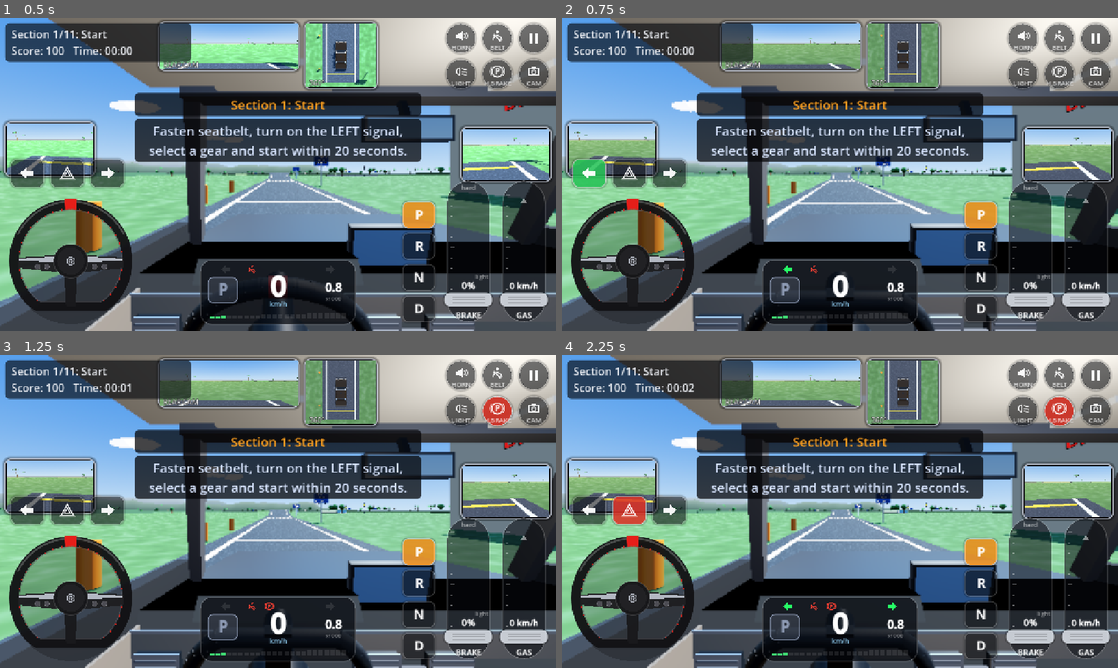
Above: before the commit, frames 1-4 (two rows, left to right).
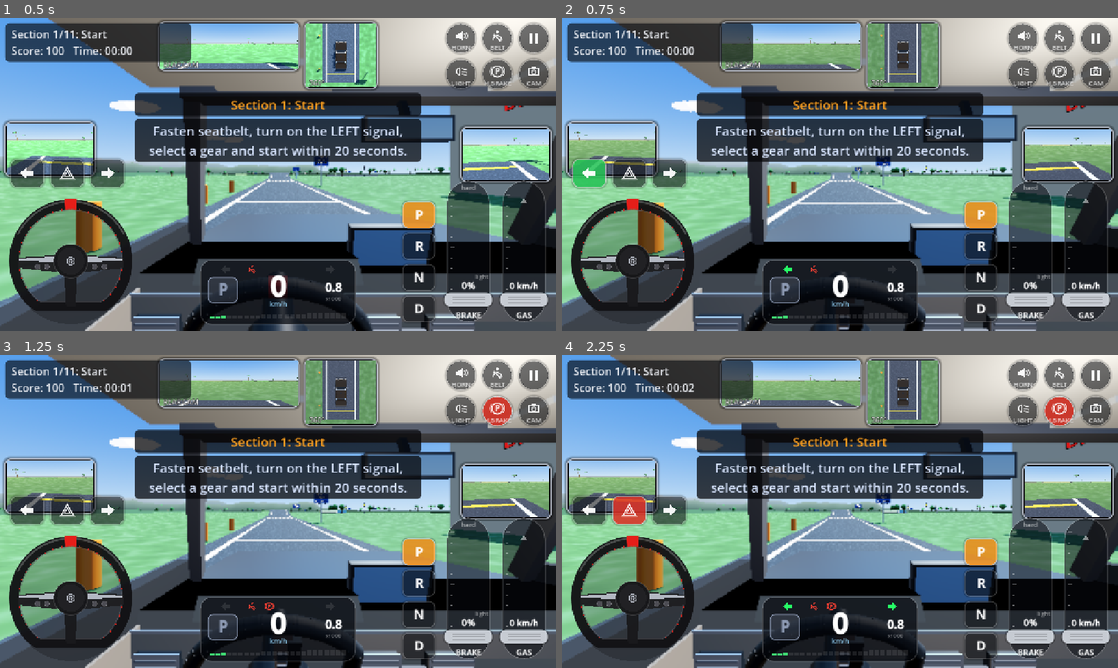
Above: after the commit, the same moments.

Repository: trananhphongtb-dot/laixe3d
Game: Godot game, scene res://scenes/drive.tscn
The game is run twice, just before and just after one commit, with the same random seed, the same clock (stepped at 60 frames per second) and the same inputs. This scene is started directly instead of the project's main scene.
Inputs (mouse positions are in pixels of both pictures, inside the frame that each line leads up to):
- Up to frame 1 (0.5 s): no input
- Up to frame 2 (0.75 s): tap Enter at 0.5 s; move the mouse to (962, 158) at 0.52 s; hold Right from 0.53 s (still down); tap Q at 0.6 s; click (962, 158) at 0.67 s
- Up to frame 3 (1.25 s): keep holding Right; tap Space at 0.77 s
- Up to frame 4 (2.25 s): release Right at 1.25 s; drag from (728, 527) to (812, 574) at 1.27 s; move the mouse to (895, 442) at 2.02 s; hold Right from 2.03 s (still down); tap H at 2.1 s

Frame 1 is identical in both runs. In frame 2, 0.6% of the frame differs, in the area x 15-68%, y 8-100%; in frame 3, 0.7%; in frame 4, 0.8%, in the area x 2-94%, y 6-100%.

Commit message:
Chỉnh tay lái, liên động ga/phanh, sửa quay lại
- Vô lăng quay 270° mỗi bên, đường cong gần tuyến tính, bánh xe theo tay lái nhanh hơn
- Tự trả lái tỉ lệ theo góc đang đánh, về giữa khoảng 1 giây; nút trái/phải trả nhanh hơn
- Kéo phanh thì ga về 0, kéo ga thì phanh về 0 (kể cả đang giữ cố định)
- Quay lại ở lái tự do lùi 7-12 giây theo loại lỗi, vô lăng về giữa, đếm 3-2-1 rồi mới chạy
- Làm lại ở bài tập tự lái cũng đặt lại vô lăng và đếm 3-2-1

Co-Authored-By: Claude Sonnet 5.5 <noreply@anthropic.com>
Claude-Session: https://claude.ai/code/session_01NbQeim7EXtEnUb2EsZkXPK

Diff:
--- a/scripts/car/player_car.gd
+++ b/scripts/car/player_car.gd
@@ -317,14 +317,14 @@
 	var wheelbase: float = float(dims["wheel_front_z"]) - float(dims["wheel_rear_z"])
 	var v2 := maxf(speed_ms * speed_ms, 1.0)
 	var max_steer := minf(0.6, atan(wheelbase * 6.0 / v2))
-	# Đường cong: tay lái nhẹ ở giữa, mạnh dần khi đánh nhiều
+	# Đường cong gần tuyến tính: tay lái nhẹ ở giữa, mạnh dần khi đánh nhiều
 	var sens: float = Game.settings.get("steer_sens", 1.0)
 	var si := clampf(steer_input * sens, -1.0, 1.0)
-	var curved := signf(si) * pow(absf(si), 1.5)
-	var rate := lerpf(1.8, 0.7, clampf(speed_kmh / 80.0, 0.0, 1.0))
+	var curved := signf(si) * pow(absf(si), 1.2)
+	var rate := lerpf(3.5, 1.2, clampf(speed_kmh / 80.0, 0.0, 1.0))
 	steering = move_toward(steering, curved * max_steer, delta * rate)
 	if steer_mesh:
-		steer_mesh.rotation.z = -steer_input * deg_to_rad(540.0)
+		steer_mesh.rotation.z = -steer_input * deg_to_rad(270.0)
 
 	var force := 0.0
 	var power: float = spec["power"]
--- a/scripts/core/i18n.gd
+++ b/scripts/core/i18n.gd
@@ -89,7 +89,8 @@
 		"th_lake": "Công viên hồ",
 		"rw_replay": "Lái lại đoạn này",
 		"rw_continue": "Đi tiếp",
-		"rw_done": "Đã quay lại 5 giây trước, lái lại nhé",
+		"rw_done": "Đã quay lại đoạn trước, chuẩn bị lái lại nhé",
+		"rw_go": "Đi!",
 		"v_speed_why": "Trong khu dân cư tốc độ tối đa là 60 km/h. Nhả ga sớm và rà phanh khi thấy kim vượt 50.",
 		"v_belt_why": "Phải thắt dây an toàn trước khi xe chạy. Bấm nút DÂY.",
 		"v_wrong_lane_why": "Xe đã đi sang phần đường ngược chiều. Luôn đi bên phải vạch tim đường.",
@@ -439,7 +440,8 @@
 		"th_lake": "Lake park",
 		"rw_replay": "Replay this part",
 		"rw_continue": "Continue",
-		"rw_done": "Rewound 5 seconds, try again",
+		"rw_done": "Rewound, get ready to try again",
+		"rw_go": "Go!",
 		"v_speed_why": "The limit in town is 60 km/h. Ease off early and brake lightly once the needle passes 50.",
 		"v_belt_why": "Fasten your seatbelt before moving. Tap BELT.",
 		"v_wrong_lane_why": "You drove into the oncoming lane. Always keep to the right of the centre line.",
--- a/scripts/ui/hud.gd
+++ b/scripts/ui/hud.gd
@@ -127,10 +127,9 @@
 	brake_p.bottom_label = Game.t("brake_soft")
 	_anchor(brake_p, BR, Vector2(-262, -350), Vector2(120, 334))
 	_add_touch(brake_p)
-	brake_p.pressed.connect(func():
-		gas.value = 0.0
-		gas.locked = false
-		gas.queue_redraw())
+	# Kéo phanh thì ga về 0 ngay; kéo ga thì phanh về 0 ngay (kể cả đang giữ cố định)
+	brake_p.pressed.connect(func(): gas.cancel())
+	gas.pressed.connect(func(): brake_p.cancel())
 	var gx := -356.0
 	if car.manual:
 		clutch_p = TouchPedal.new()
@@ -370,6 +369,14 @@
 	tw.tween_callback(pc.queue_free)
 
 
+## Đưa vô lăng (ảo và bánh xe) về giữa: dùng sau khi quay lại đoạn trước
+func reset_steering() -> void:
+	if steer:
+		steer.reset()
+	car.steer_input = 0.0
+	car.steering = 0.0
+
+
 func set_target(pos: Variant, text: String = "") -> void:
 	target_pos = pos
 	target_label = text
@@ -495,10 +502,10 @@
 			target -= 1.0
 		var back_rate := 0.0
 		if car.speed_ms > 0.3:
-			back_rate = minf(0.4 + car.speed_kmh * 0.04, 3.0)
+			back_rate = minf(1.6 + car.speed_kmh * 0.08, 5.0)
 		elif car.speed_ms < -0.3:
-			back_rate = 0.2
-		s = move_toward(car.steer_input, target, delta * (1.1 if target != 0.0 else back_rate))
+			back_rate = 0.8
+		s = move_toward(car.steer_input, target, delta * (1.6 if target != 0.0 else back_rate))
 	elif ctrl == "tilt":
 		var acc := Input.get_accelerometer()
 		var v := -acc.x / 7.5
--- a/scripts/ui/lesson_runner.gd
+++ b/scripts/ui/lesson_runner.gd
@@ -40,6 +40,7 @@
 var hint_l: Label
 var next_b: Button
 
+var _cd: bool = false                        # đang đếm 3-2-1 sau khi làm lại
 var _holding: bool = false
 var _hold_xf: Transform3D
 var _hold_vel: Array = [Vector3.ZERO, Vector3.ZERO]
@@ -745,6 +746,7 @@
 	car.global_transform = d["xf"]
 	car.linear_velocity = d["lv"]
 	car.angular_velocity = d["av"]
+	hud.reset_steering()
 	_hold_xf = d["xf"]
 	_hold_vel = [d["lv"], d["av"]]
 	car.auto_mode = d["mode"]
@@ -792,16 +794,33 @@
 				_note_good = false
 				_go(idx, true)
 			else:
-				_pause(false, true)
+				_pause(true, true)
 				st = {"grace": true}
 				if s.has("enter"):
-					(s["enter"] as Callable).call()],
+					(s["enter"] as Callable).call()
+				_countdown_resume()],
 		[Game.t("ls_continue_btn"), func():
 			_fail_dlg = null
 			_pause(false, true)
 			_note = ""
 			_go(idx + 1)],
 	], Color(1.0, 0.5, 0.35))
+
+
+## Làm lại ở chế độ tự lái: xe đứng yên 3 giây (vô lăng đã về giữa) rồi mới chạy tiếp với tốc độ cũ
+func _countdown_resume() -> void:
+	_cd = true
+	hud.toast(Game.t("rw_done"), UiTheme.ACCENT, 2.5)
+	for n in [3, 2, 1]:
+		hud.toast(str(n), Color(1.0, 0.85, 0.3), 0.9)
+		Sfx.play("tick", -4.0)
+		await get_tree().create_timer(1.0).timeout
+		if not is_inside_tree():
+			return
+	hud.toast(Game.t("rw_go"), Color(0.5, 1.0, 0.5), 1.5)
+	Sfx.play("ding", -4.0)
+	_cd = false
+	_pause(false, true)
 
 
 func _pass(s: Dictionary) -> void:
@@ -836,6 +855,9 @@
 
 func _process(delta: float) -> void:
 	_t += delta
+	if _cd:
+		queue_redraw()
+		return
 	if not _holding:
 		_stop_t = _stop_t + delta if car.speed_kmh < 0.6 else 0.0
 	queue_redraw()
--- a/scripts/ui/touch_steer.gd
+++ b/scripts/ui/touch_steer.gd
@@ -2,7 +2,7 @@
 extends TouchCtl
 ## Vô lăng ảo: chạm và xoay. Giá trị +1 = đánh lái hết sang trái.
 
-const MAX_ROT := deg_to_rad(540.0)   # 1,5 vòng mỗi bên như xe thật
+const MAX_ROT := deg_to_rad(270.0)   # 0,75 vòng mỗi bên: trên màn cảm ứng quay ít hơn xe thật cho đỡ mỏi tay
 var value: float = 0.0
 var _rot: float = 0.0           # góc vô lăng trên màn hình (dương = theo chiều kim đồng hồ)
 var _last_ang: float = 0.0
@@ -27,6 +27,13 @@
 	queue_redraw()
 
 
+## Đưa vô lăng về giữa ngay (dùng khi quay lại đoạn trước)
+func reset() -> void:
+	_rot = 0.0
+	value = 0.0
+	queue_redraw()
+
+
 func _angle(pos: Vector2) -> float:
 	var c := global_position + size * 0.5
 	return (pos - c).angle()
@@ -34,13 +41,19 @@
 
 func _process(delta: float) -> void:
 	if not held and absf(_rot) > 0.001:
-		# Tự trả lái như xe thật: đứng yên thì giữ nguyên, chạy tới về nhanh dần theo tốc độ, lùi về rất chậm
-		var rate := 0.0
+		# Tự trả lái như xe thật: đứng yên thì giữ nguyên; đang chạy thì lực trả tỉ lệ với góc đang đánh
+		# (đánh càng nhiều về càng nhanh) cộng một tốc độ tối thiểu, nên về giữa trong khoảng 1 giây.
+		var lin := 0.0     # tốc độ tối thiểu (rad/s)
+		var k := 0.0       # hệ số tỉ lệ theo góc (1/s)
 		if car_speed > 1.0:
-			rate = minf(1.2 + car_speed * 0.12, 9.0)
+			lin = minf(3.0 + car_speed * 0.15, 10.0)
+			k = minf(3.0 + car_speed * 0.1, 8.0)
 		elif car_speed < -1.0:
-			rate = 0.5
-		_rot = move_toward(_rot, 0.0, delta * rate)
+			lin = 1.5
+			k = 1.5
+		if lin > 0.0:
+			var step := maxf(delta * lin, absf(_rot) * (1.0 - exp(-k * delta)))
+			_rot = move_toward(_rot, 0.0, step)
 		value = -_rot / MAX_ROT
 		queue_redraw()
 
--- a/scripts/ui/touch_throttle.gd
+++ b/scripts/ui/touch_throttle.gd
@@ -19,6 +19,7 @@
 var _still_t: float = 0.0
 var _decay_from: float = 0.0
 var _decay_t: float = -1.0
+var _cancelled: bool = false  # bị cần kia ghi đè: bỏ qua ngón đang đặt cho tới khi chạm lại
 
 
 func touch_down(id: int, pos: Vector2) -> void:
@@ -26,10 +27,22 @@
 	_last_y = pos.y
 	_still_t = 0.0
 	_decay_t = -1.0
+	_cancelled = false
 	locked = false
 
 
+## Về 0 ngay (kể cả đang giữ cố định hoặc còn ngón đặt trên cần): dùng khi người chơi kéo cần đối diện
+func cancel() -> void:
+	value = 0.0
+	locked = false
+	_decay_t = -1.0
+	_cancelled = true
+	queue_redraw()
+
+
 func touch_move(_id: int, pos: Vector2) -> void:
+	if _cancelled:
+		return
 	var dy := pos.y - _last_y
 	_last_y = pos.y
 	if absf(dy) > 1.5:
--- a/scripts/world/city_mode.gd
+++ b/scripts/world/city_mode.gd
@@ -37,7 +37,11 @@
 var _holding: bool = false
 var _hold_xf: Transform3D
 var _popup: Control
-const REWIND_S := 5.0
+const REWIND_S := 8.0          # mặc định lùi bao nhiêu giây
+const HIST_KEEP := 16.0       # lưu lịch sử bấy nhiêu giây
+# Lỗi báo muộn (xi nhan, đèn đỏ, sai làn) cần lùi xa hơn để kịp tới trước chỗ sai
+const REWIND_BY := {"v_red_light": 12.0, "v_no_signal": 12.0, "v_wrong_lane": 10.0, "v_speed": 7.0, "v_crash": 8.0}
+var _countdown: bool = false
 
 
 func setup(p_city: City, p_car: PlayerCar, p_hud: Hud, p_mission: int) -> void:
@@ -102,22 +106,22 @@
 
 
 func _rewind(key: String) -> void:
+	var back: float = float(REWIND_BY.get(key, REWIND_S))
 	var snap: Dictionary = _hist[0]
 	for h in _hist:
 		var d: Dictionary = h
-		if float(d["t"]) <= time - REWIND_S:
+		if float(d["t"]) <= time - back:
 			snap = d
-	_holding = false
 	car.global_transform = snap["xf"]
-	car.linear_velocity = snap["lv"]
-	car.angular_velocity = snap["av"]
+	car.linear_velocity = Vector3.ZERO
+	car.angular_velocity = Vector3.ZERO
 	car.auto_mode = snap["mode"]
 	car.gear = snap["gear"]
 	car.blinker = snap["blink"]
 	car.set_lights(snap["lights"])
 	car.handbrake = snap["hb"]
 	car.seatbelt = snap["belt"]
-	hud.set_controls_enabled(true, true)
+	hud.reset_steering()
 	hud.gas.set_value(snap["gas"])
 	hud.gas.locked = snap["gas_l"]
 	hud.brake_p.set_value(snap["brake"])
@@ -134,8 +138,30 @@
 	_in_x = false
 	_wrong_t = 0.0
 	_last_pos = car.global_position
+	_hold_xf = car.global_transform
+	_holding = true
+	Sfx.play("ui", -4.0)
+	_resume_after_countdown(snap["lv"], snap["av"])
+
+
+## Xe đứng yên 3 giây (vô lăng đã về giữa) để người chơi chuẩn bị, rồi mới chạy lại với tốc độ cũ
+func _resume_after_countdown(lv: Vector3, av: Vector3) -> void:
+	_countdown = true
+	hud.set_controls_enabled(false, true)
 	hud.toast(Game.t("rw_done"), UiTheme.ACCENT, 2.5)
-	Sfx.play("ui", -4.0)
+	for n in [3, 2, 1]:
+		hud.toast(str(n), Color(1.0, 0.85, 0.3), 0.9)
+		Sfx.play("tick", -4.0)
+		await get_tree().create_timer(1.0).timeout
+		if not is_inside_tree():
+			return
+	hud.toast(Game.t("rw_go"), Color(0.5, 1.0, 0.5), 1.5)
+	Sfx.play("ding", -4.0)
+	_countdown = false
+	_holding = false
+	car.linear_velocity = lv
+	car.angular_velocity = av
+	hud.set_controls_enabled(true, true)
 
 
 func _on_crash(_impact: float) -> void:
@@ -156,7 +182,7 @@
 		if _hist_t <= 0.0:
 			_hist_t = 0.1
 			_hist.append(_snapshot())
-			while _hist.size() > 0 and time - float(_hist[0]["t"]) > REWIND_S + 3.0:
+			while _hist.size() > 0 and time - float(_hist[0]["t"]) > HIST_KEEP:
 				_hist.pop_front()
 	var p := car.global_position
 	var h := car.forward()
